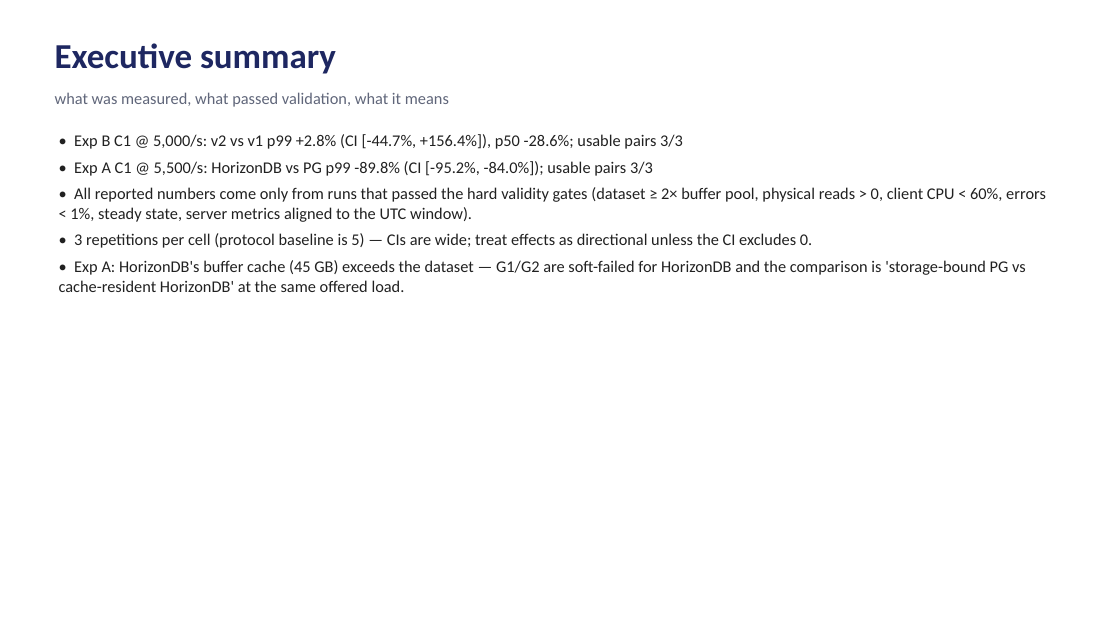
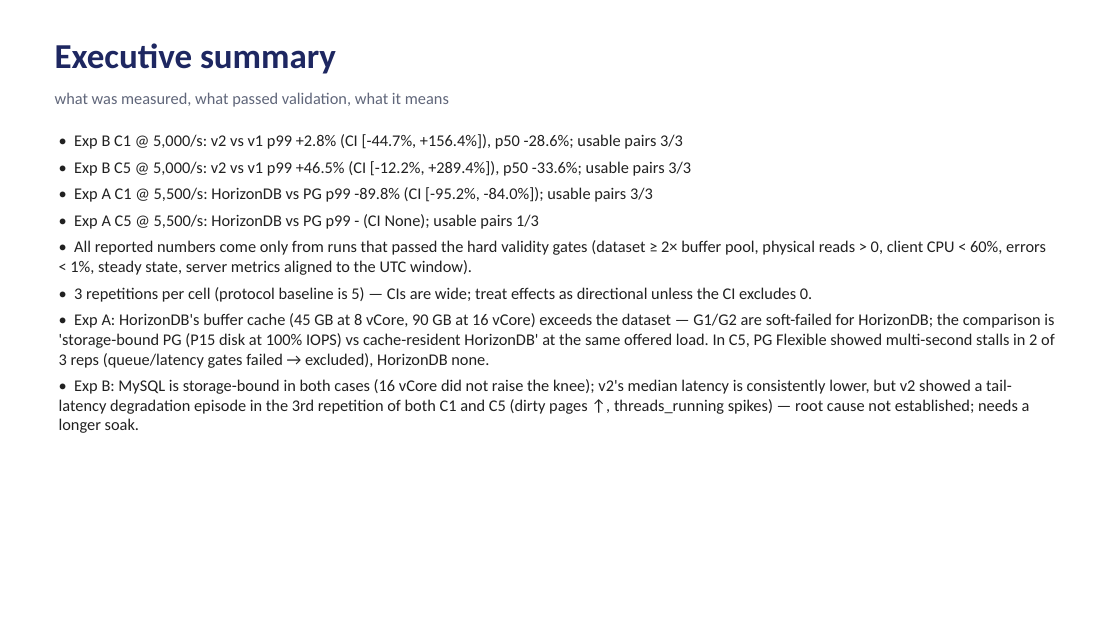
Before and after one commit to DalBamS/azure-db-game-benchmark, a slide deck: slide 2 of report/azure-db-benchmark-report.pptx. Drawn at 1120x630 pixels with LibreOffice and Linux fonts; fonts in the diff are those of the drawing. Boxes give left, top, right and bottom in pixels: in the first picture for what was removed or moved away, otherwise in the second. Text is boxed around its words. In the diff, an @@ line names an element or a change of style, - is before the commit and + after.

```diff
--- a/report/azure-db-benchmark-report.pptx
+++ b/report/azure-db-benchmark-report.pptx
@@ text at bbox=[74, 161, 691, 176]: paragraph added @@
+• Exp B C5 @ 5,000/s: v2 vs v1 p99 +46.5% (CI [-12.2%, +289.4%]), p50 -33.6%; usable pairs 3/3
@@ text at bbox=[74, 214, 539, 229]: paragraph added @@
+• Exp A C5 @ 5,500/s: HorizonDB vs PG p99 - (CI None); usable pairs 1/3
@@ text at bbox=[59, 313, 1055, 433]: text changed @@
-• Exp A: HorizonDB's buffer cache (45 GB) exceeds the dataset — G1/G2 are soft-failed for HorizonDB and the comparison is 'storage-bound PG vs cache-resident HorizonDB' at the same offered load.
+• Exp A: HorizonDB's buffer cache (45 GB at 8 vCore, 90 GB at 16 vCore) exceeds the dataset — G1/G2 are soft-failed for HorizonDB; the comparison is 'storage-bound PG (P15 disk at 100% IOPS) vs cache-resident HorizonDB' at the same offered load. In C5, PG Flexible showed multi-second stalls in 2 of 3 reps (queue/latency gates failed → excluded), HorizonDB none.
+• Exp B: MySQL is storage-bound in both cases (16 vCore did not raise the knee); v2's median latency is consistently lower, but v2 showed a tail-latency degradation episode in the 3rd repetition of both C1 and C5 (dirty pages ↑, threads_running spikes) — root cause not established; needs a longer soak.
```
Also in this commit, not shown: 2 other slides changed, 8 slides added, 56 other files.
